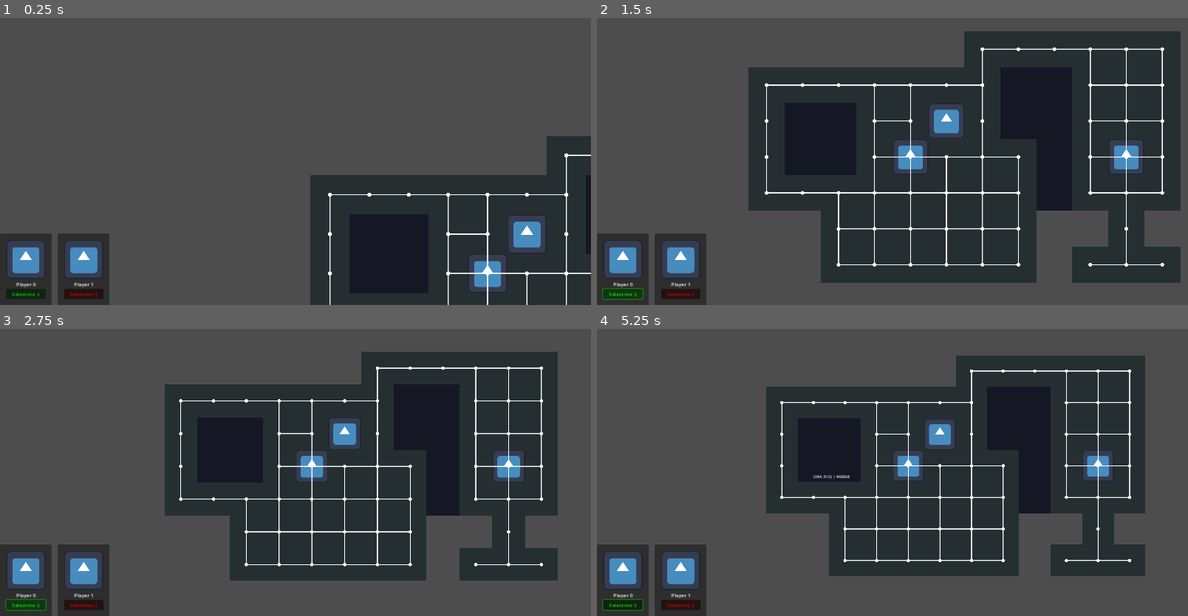
Above: before the commit, frames 1-4 (two rows, left to right).
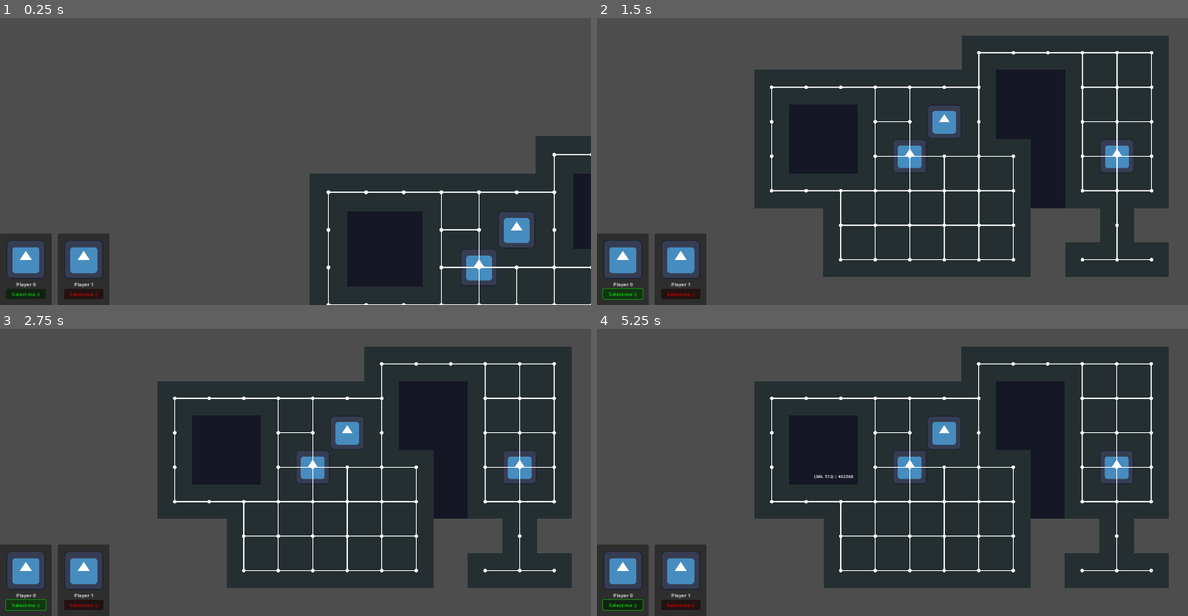
Above: after the commit, the same moments.

Repository: Petiazediter/godot-board-game
Game: Godot game, scene res://scenes/dungeon_scene.tscn
Same seed, same stepped clock (60 frames per second), same inputs: the game is played once before the commit and once after it. This scene is started directly instead of the project's main scene. The engine's default icon, where the game draws it, is replaced by a stand-in: a white triangle on a blue panel in a dark square.
Inputs (mouse positions are in pixels of both pictures, inside the frame that each line leads up to):
- Up to frame 1 (0.25 s): no input
- Up to frame 2 (1.5 s): click "Select me :)" at 0.5 s; click "Select me :)" at 1.25 s
- Up to frame 3 (2.75 s): click "Select me :)" at 2 s
- Up to frame 4 (5.25 s): move the mouse to (1022, 432) at 2.77 s; hold Right mouse button (move_to_grid) 2.78-3.5 s; click (1022, 432) at 2.92 s; drag from (774, 466) to (862, 515) at 3.52 s; move the mouse to (951, 377) at 4.27 s; hold Right mouse button (move_to_grid) 4.28-5 s; click (951, 377) at 4.42 s; drag from (862, 515) to (715, 400) at 5.02 s

The runs differ from the first frame. In frame 1, 3.8% of the frame differs, in the area x 52-100%, y 41-100%; in frame 2, 10%; in frame 3, 11%; in frame 4, 15%, in the area x 26-97%, y 6-91%.

Commit message:
fix: flesh out bugs with camera autofocus

Diff:
--- a/nodes/CharacterManager/CharacterManagerLogic.gd
+++ b/nodes/CharacterManager/CharacterManagerLogic.gd
@@ -13,6 +13,8 @@
 @export var character_movement_manager: CharacterMovementManager;
 @export var main_camera: DraggableCamera;
 
+@export var auto_focus_camera_on_char_change: bool = true;
+
 func get_is_action_in_progress() -> bool:
 	return action_in_progress != null;
 
@@ -25,7 +27,6 @@
 	if players.size() >= 1:
 		id_selected_character = 0;
 		change_selected_character.emit(id_selected_character);
-		main_camera.auto_focus(players[id_selected_character].global_position);
 
 func get_selected_character() -> PlayableCharacter:
 	return players[id_selected_character];
@@ -33,6 +34,8 @@
 func _change_selected_character(id: int) -> void:
 	id_selected_character = id;
 	on_change_selected_character.emit();
+	if auto_focus_camera_on_char_change:
+		main_camera.auto_focus(players[id].position);
 
 func _input(event: InputEvent) -> void:
 	if event.is_action_pressed("move_to_grid"):
--- a/nodes/DraggableCamera/DraggableCamera.gd
+++ b/nodes/DraggableCamera/DraggableCamera.gd
@@ -44,17 +44,17 @@
 		on_camera_change.emit();
 		if position == auto_move_target_position:
 			auto_move_target_position = null;
-	else:
-		on_camera_change.emit();
-		zoom = lerp(
-			zoom,
-			target_zoom * Vector2.ONE,
-			ZOOM_RATE * delta
+	on_camera_change.emit();
+	zoom = lerp(
+		zoom,
+		target_zoom * Vector2.ONE,
+		ZOOM_RATE * delta
+	)
+	on_camera_change.emit();
+	set_physics_process(
+		not is_equal_approx(zoom.x, target_zoom) and (auto_move_target_position != null)
 		)
-		on_camera_change.emit();
-		set_physics_process(
-			not is_equal_approx(zoom.x, target_zoom)
-			)
 
 func auto_focus(pos: Vector2) -> void:
+	set_physics_process(true)
 	auto_move_target_position = pos;
